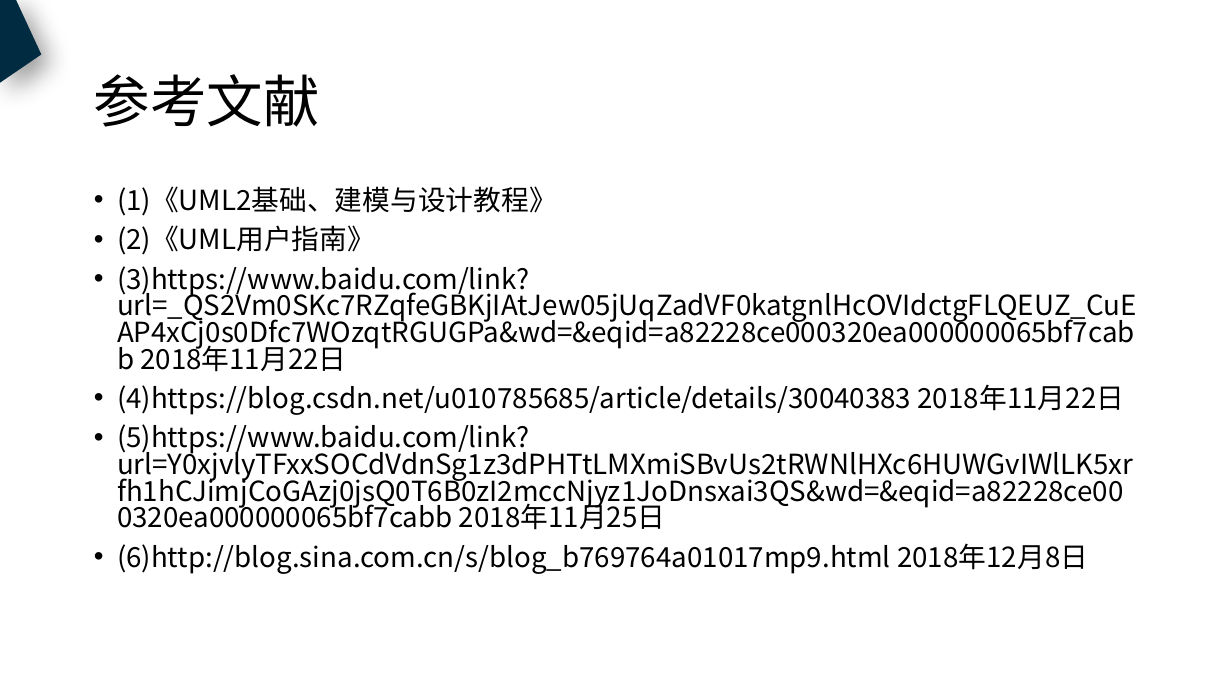
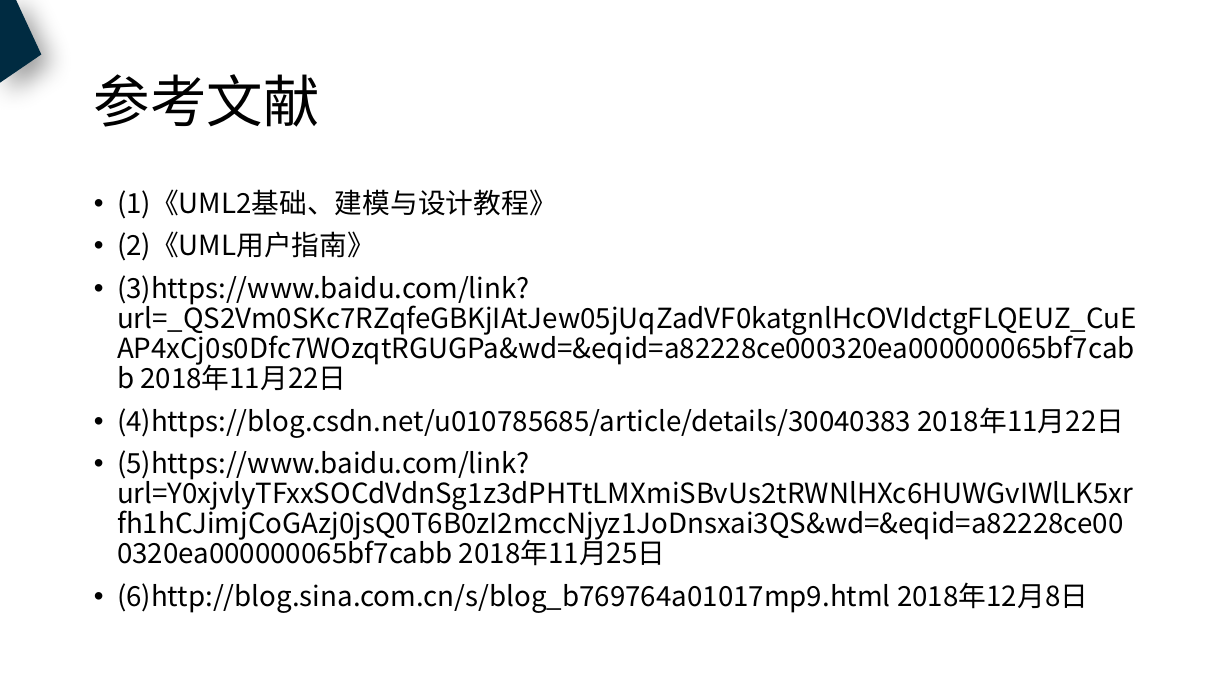
Before and after one commit to PRD2018-G18/PRD2018, a slide deck: slide 48 of 非受控文档/过程文档/UML基础3/UML基础3.pptx. Drawn at 1232x693 pixels with LibreOffice and Linux fonts; fonts in the diff are those of the drawing. Boxes give left, top, right and bottom in pixels: in the first picture for what was removed or moved away, otherwise in the second. Text is boxed around its words. In the diff, an @@ line names an element or a change of style, - is before the commit and + after.

```diff
--- a/非受控文档/过程文档/UML基础3/UML基础3.pptx
+++ b/非受控文档/过程文档/UML基础3/UML基础3.pptx
@@ text "(1)《UML2基础、建模与设计教程》" at [117,189,1137,613]: line spacing 0.8 to 0.9 @@
```
Also in this commit, not shown: 6 other slides changed, 5 other files.
